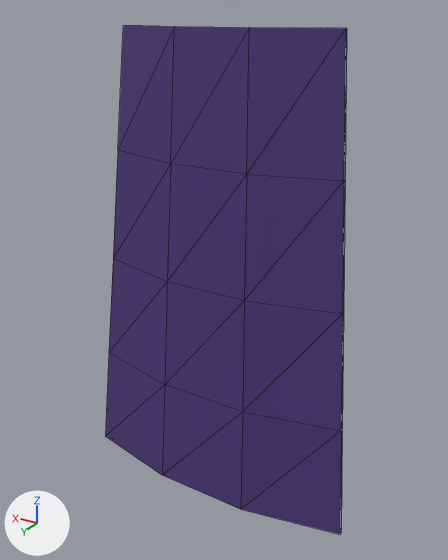
One commit to the glTF model bildim/harita/muayene/uretilen/kozmetik_pelerin.glb: the scene before it, then after it.
The view is the same before and after, from a 50 mm lens placed at (-0.619, 1.051, 0.022), pointed at (-0.013, 0.041, -0.483). Lighting does not change. The marker at lower left points along +X, +Y and +Z. The first picture is the older version. Mesh edges are drawn as thin lines. Vertices at exactly the same position are counted once.

Names of what the first picture shows: 'kozmetik_pelerin'.
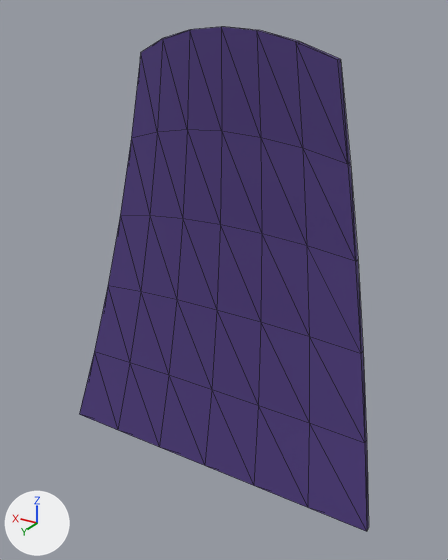
Location of each change, [x1, y1, x2, y2] in pixels of the pictures (448 x 560 px):
'kozmetik_pelerin', reshaped (20% wider)
    before: [105, 25, 347, 534]
    after: [79, 27, 369, 532]
part 1 of me_mesh_0, rebuilt (20% wider)
    before: [105, 26, 346, 534]
    after: [79, 27, 369, 532]
part 2 of me_mesh_0, deleted
    before: [125, 25, 347, 532]

Diff of the bpy script that builds the scene:
```diff
--- a/bildim/harita/muayene/uretilen/kozmetik_pelerin.glb.py
+++ b/bildim/harita/muayene/uretilen/kozmetik_pelerin.glb.py
@@ me_mesh_0 @@
 # used by ob_kozmetik_pelerin; location = (0.0, 0.0, 0.0)
-me_mesh_0.from_pydata(...)  # 40 vertices, 48 faces; spans x -0.32..0.32, y 0.014..0.124, z -0.98..0.0
+me_mesh_0.from_pydata(...)  # 84 vertices, 164 faces; spans x -0.38..0.38, y -0.02..0.104, z -0.92..0.0
+# me_mesh_0 part 1: the loose piece of 20 vertices spanning x -0.32..0.32, y 0.02..0.124, z -0.98..0.0 is rebuilt with 84 vertices and now spans x -0.38..0.38, y -0.02..0.104, z -0.92..0.0
+# me_mesh_0 part 2: the loose piece of 20 vertices spanning x -0.32..0.32, y 0.014..0.118, z -0.98..0.0 is deleted
 me_mesh_0.materials.append(mat_material_0)
```
